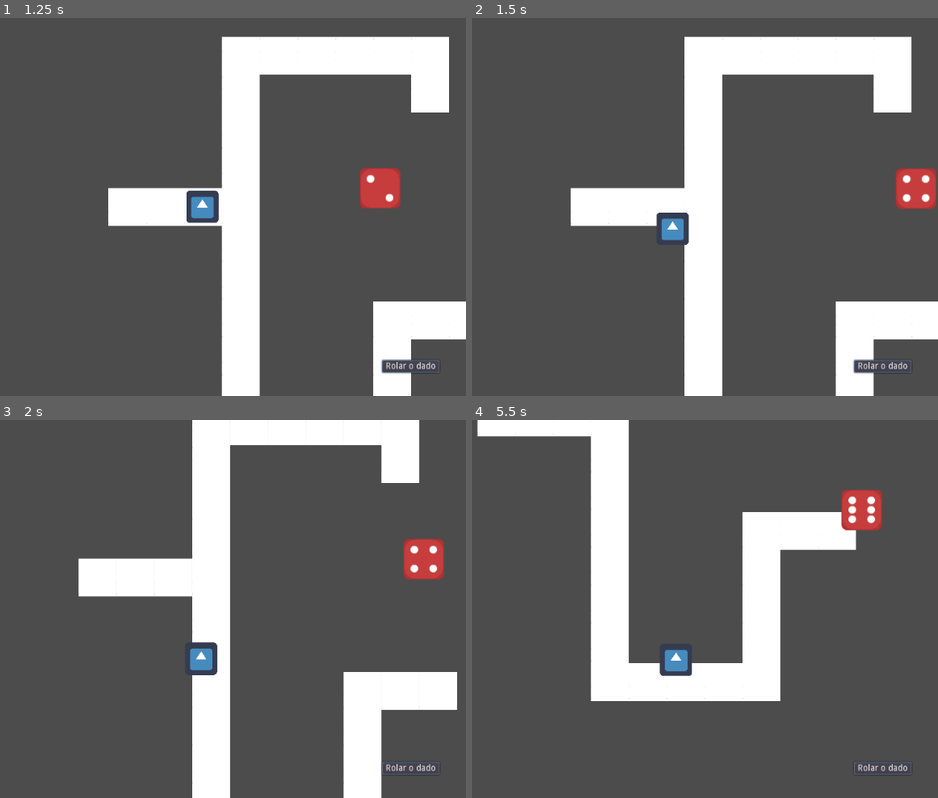
Above: before the commit, frames 1-4 (two rows, left to right).
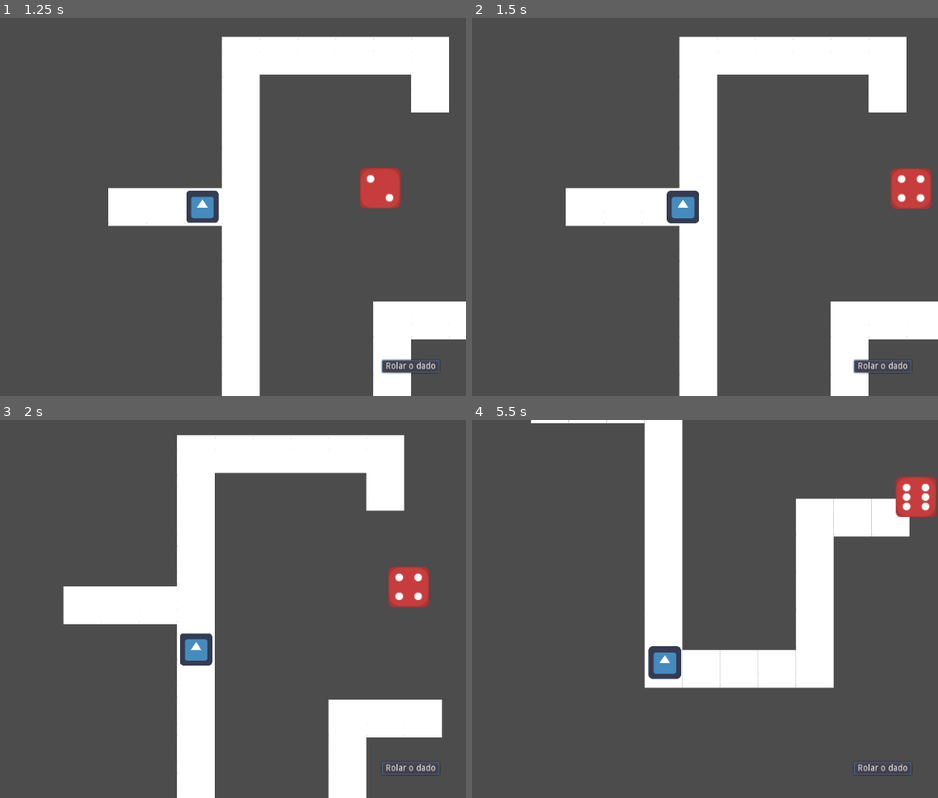
Above: after the commit, the same moments.

Repository: Grupo3-resto/CorridaAgil
Game: Godot game, scene res://main.tscn
The game is run twice, just before and just after one commit, with the same random seed, the same clock (stepped at 60 frames per second) and the same inputs. The engine's default icon, where the game draws it, is replaced by a stand-in: a white triangle on a blue panel in a dark square.
Inputs:
- Up to frame 1 (1.25 s): click "Rolar o dado" at 0.5 s
- Up to frame 2 (1.5 s): click "Rolar o dado" at 1.25 s
- Up to frame 3 (2 s): no input
- Up to frame 4 (5.5 s): click "Rolar o dado" at 2 s; tap Enter at 4.25 s

Frame 1 is identical in both runs. In frame 2, 4.3% of the frame differs, in the area x 20-100%, y 4-100%; in frame 3, 21%; in frame 4, 24%, in the area x 1-100%, y 0-75%.

Commit message:
agora o character se movimenta apenas sobre tile validos

Diff:
--- a/Game/Player.gd
+++ b/Game/Player.gd
@@ -4,6 +4,7 @@
 
 var target = Vector2()
 var velocity = Vector2()
+var path = []
 
 
 func start(pos):
@@ -11,7 +12,10 @@
 	target = position
 
 func _process(delta):
-	velocity = (target - position).normalized() * speed * delta
-	if(position - target).length() < 5:
-		velocity = Vector2(0,0)
-	position += velocity
+	if path.size() > 0:
+		target = path[0]
+		velocity = (target - position).normalized() * speed * delta
+		if(position - target).length() < 5:
+			velocity = Vector2(0,0)
+			path.pop_front()
+		position += velocity
--- a/Game/TileMap.gd
+++ b/Game/TileMap.gd
@@ -3,7 +3,7 @@
 var half_tile_size = get_cell_size() / 2
 var grid = get_used_cells ()  #array de todas as celulas usadas
 var player_tile = grid.find(Vector2(0,0)) #guarda o id da celula que o player esta posicionado
-var passed_cell = [Vector2(0,0)]
+var passed_cell = [Vector2(0,0)] #guarda posição das celulas na quais o player ja passou
 
 func get_center(cell):
 	var pos = map_to_world(cell)
@@ -46,12 +46,42 @@
 	return neighbors
 
 
+func update_player_path(way):
+	var teste = way.back()
+	var i = 1
+	while i < way.size():
+		if way[i].x == way[i - 1].x:
+			i += 1
+			while i < way.size():
+				if way[i].x == way[i - 1].x:
+					i += 1
+				else:
+					player_tile = grid.find(way[i - 1])
+					$Player.path.push_back(get_center(grid[player_tile]))  #adicona ao path se for a utima posição da array
+					break
+			player_tile = grid.find(way[i - 1])
+			$Player.path.push_back(get_center(grid[player_tile]))
+
+		elif way[i].y == way[i - 1].y:
+			i += 1
+			while i < way.size():
+				if  way[i].y == way[i - 1].y:
+					i += 1
+				else :
+					player_tile = grid.find(way[i - 1])
+					$Player.path.push_back(get_center(grid[player_tile]))  #adicona ao path se for a utima posição da array
+					break
+			player_tile = grid.find(way[i - 1])
+			$Player.path.push_back(get_center(grid[player_tile]))
+
+
 func update_player(distance, pos):
 	var cell = world_to_map(pos)
+	var way = [cell]
 	for i in range(distance):
 		var neighbors = search_for_neighbors(cell)
 		if neighbors.size() > 0:
 			cell = neighbors[0]
 			passed_cell.push_back(cell)
-			player_tile = grid.find(cell)
-			$Player.target = get_center(grid[player_tile])
+			way.push_back(cell)
+	update_player_path(way)
--- a/Game/main.tscn
+++ b/Game/main.tscn
@@ -5,7 +5,7 @@
 [ext_resource path="res://HUD.tscn" type="PackedScene" id=3]
 [ext_resource path="res://Dice.tscn" type="PackedScene" id=4]
 
-[node name="main" type="Node"]
+[node name="main" type="Node" index="0"]
 
 script = ExtResource( 1 )
 
